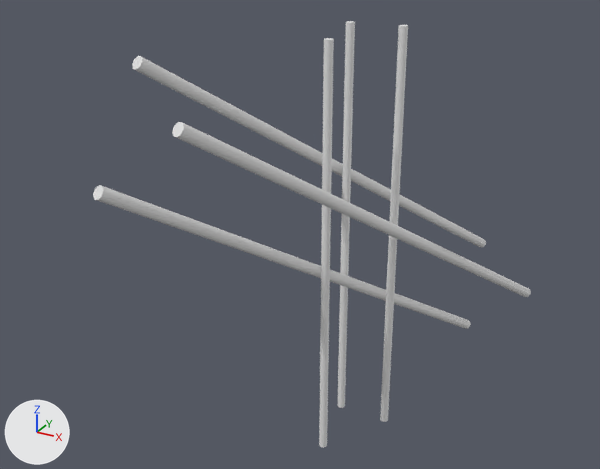
Two versions of the glTF model Assets/Models/Environment/Stellar/Megastructures/Pillars.glb, one commit apart.
One viewpoint serves both versions: a 50 mm camera at (79.1, -167.2, 80.5) aimed at (-9.3, -6.5, 0.1). The lights are fixed; the arrows at lower left show +X, +Y and +Z. The picture after the commit comes second. Vertices at exactly the same position are counted once.

Objects in the first picture: 'Pillars'.
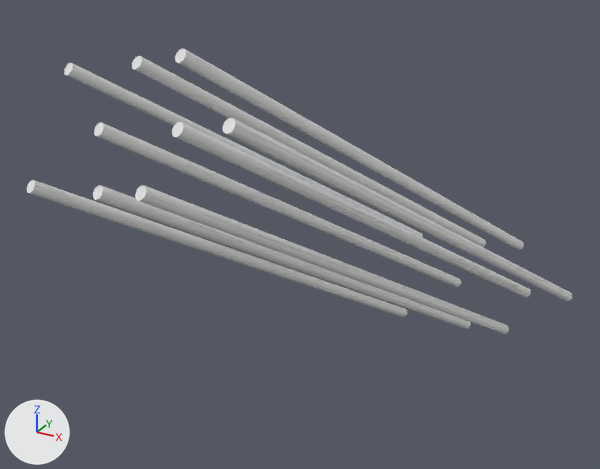
Where the change shows, as pixel boxes [x1, y1, x2, y2] in the pictures (600 x 469 px; the box of a moved part takes in the faces that stretch with it):
'Pillars', reshaped (24% wider, 33% shorter): before [93, 21, 531, 448]; after [27, 48, 572, 334]
part 1 of me_cylinder, added: after [27, 180, 407, 317]
part 2 of me_cylinder, added: after [175, 48, 524, 250]
part 3 of me_cylinder, added: after [223, 118, 572, 301]
part 4 of me_cylinder, added: after [135, 185, 509, 334]
part 5 of me_cylinder, added: after [94, 122, 461, 287]
part 6 of me_cylinder, added: after [64, 63, 423, 238]
part 7 of me_cylinder, moved or reshaped: before [98, 21, 531, 448]; after [93, 56, 530, 329]

The change, as a diff of the scene's bpy script:
```diff
--- a/Assets/Models/Environment/Stellar/Megastructures/Pillars.glb.py
+++ b/Assets/Models/Environment/Stellar/Megastructures/Pillars.glb.py
@@ me_cylinder @@
 # used by ob_pillars; location = (0.0, 0.0, 0.0)
-me_cylinder.from_pydata(...)  # 3840 vertices, 7656 faces; spans x -21.4..35.1, y -64.9..62.0, z -51.0..50.4
+me_cylinder.from_pydata(...)  # 12988 vertices, 25940 faces; spans x -43.4..46.9, y -67.4..67.2, z -48.7..52.2
+# me_cylinder part 1: a new loose piece of 1540 vertices spanning x -41.4..-2.2, y -59.9..51.5, z -48.7..25.2
+# me_cylinder part 2: a new loose piece of 1538 vertices spanning x -9.7..29.5, y -51.8..59.7, z -21.7..52.2
+# me_cylinder part 3: a new loose piece of 1458 vertices spanning x 7.8..46.9, y -63.6..47.9, z -28.7..45.2
+# me_cylinder part 4: a new loose piece of 1382 vertices spanning x -7.6..31.6, y -67.4..44.0, z -41.4..32.5
+# me_cylinder part 5: a new loose piece of 1302 vertices spanning x -26.0..13.2, y -56.1..55.3, z -36.0..37.9
+# me_cylinder part 6: a new loose piece of 1276 vertices spanning x -43.4..-4.2, y -44.3..67.2, z -29.0..44.9
+# me_cylinder part 7: 118 vertices moved within x -19.5..32.8, y -58.6..56.1, z -36.6..45.5; 2658 vertices removed from x -19.5..33.2, y -59.1..55.6, z -51.0..50.4; 3310 vertices added at x -21.5..35.1, y -65.0..62.1, z -44.3..49.3
```
